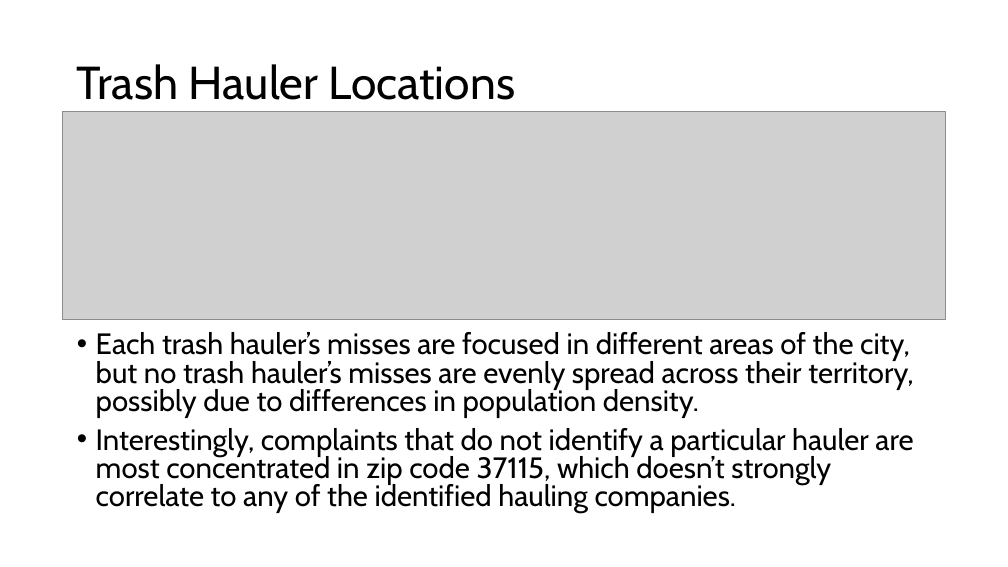
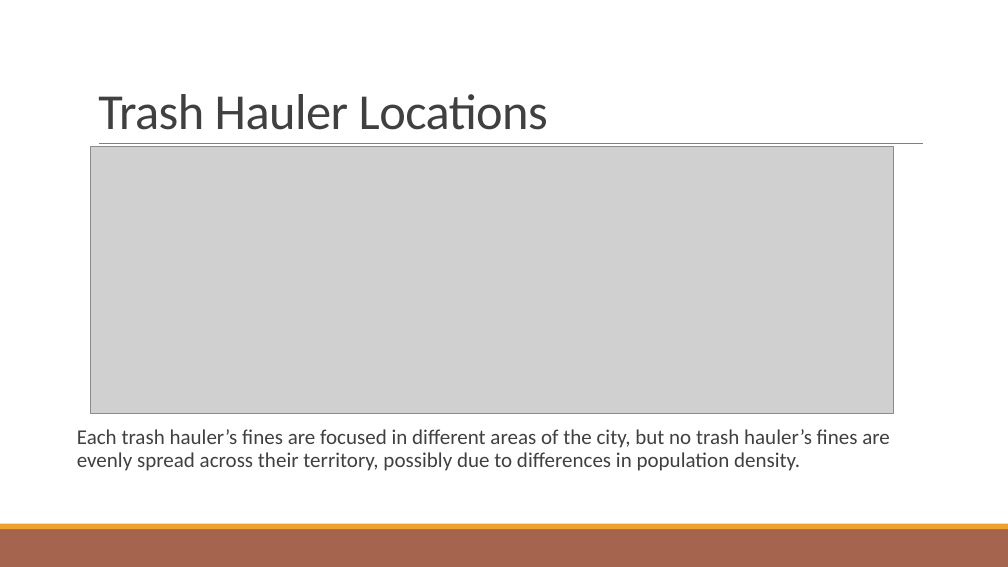
Before and after one commit to NSS-Full-Time-Data-Analytics-17/trash-haulers-atlantis, a slide deck: slide 11 of slides_rme.pptx (slide 9 before the commit). Drawn at 1008x567 pixels with LibreOffice and Linux fonts; fonts in the diff are those of the drawing; grey boxes stand for pictures. Boxes give left, top, right and bottom in pixels: in the first picture for what was removed or moved away, otherwise in the second. Text is boxed around its words. In the diff, an @@ line names an element or a change of style, - is before the commit and + after.

```diff
--- a/slides_rme.pptx
+++ b/slides_rme.pptx
@@ title "Trash Hauler Locations": place and size @@
-title "Trash Hauler Locations" at (77, 64, 516, 100)
+title "Trash Hauler Locations" at (98, 94, 548, 130)
@@ title "Trash Hauler Locations" at (98, 94, 548, 130): size 44 to 48 pt, font Cabin to Calibri, text colour #000000 to #404040, letter spacing 0 to -0.5 pt; line spacing 0.9 to 0.85; vertical alignment middle to bottom @@
@@ picture: place and size @@
-picture at (62, 111, 946, 319)
+picture at (91, 147, 894, 414)
@@ line added from (99, 144) to (923, 144), #808080 0.5 pt @@
@@ text at (77, 429, 890, 471): text changed; size 28 to 20 pt; font Cabin to Calibri; text colour #000000 to #404040 @@
-• Each trash hauler’s misses are focused in different areas of the city, but no trash hauler’s misses are evenly spread across their territory, possibly due to differences in population density.
-• Interestingly, complaints that do not identify a particular hauler are most concentrated in zip code 37115, which doesn’t strongly correlate to any of the identified hauling companies.
+  Each trash hauler’s fines are focused in different areas of the city, but no trash hauler’s fines are evenly spread across their territory, possibly due to differences in population density.
@@ rectangle added at (0, 529, 1008, 567), fill #A5644E @@
@@ rectangle added at (0, 524, 1008, 529), fill #F0A22E @@
```
Also in this commit, not shown: 9 other slides changed, 3 slides added, 1 other file.
